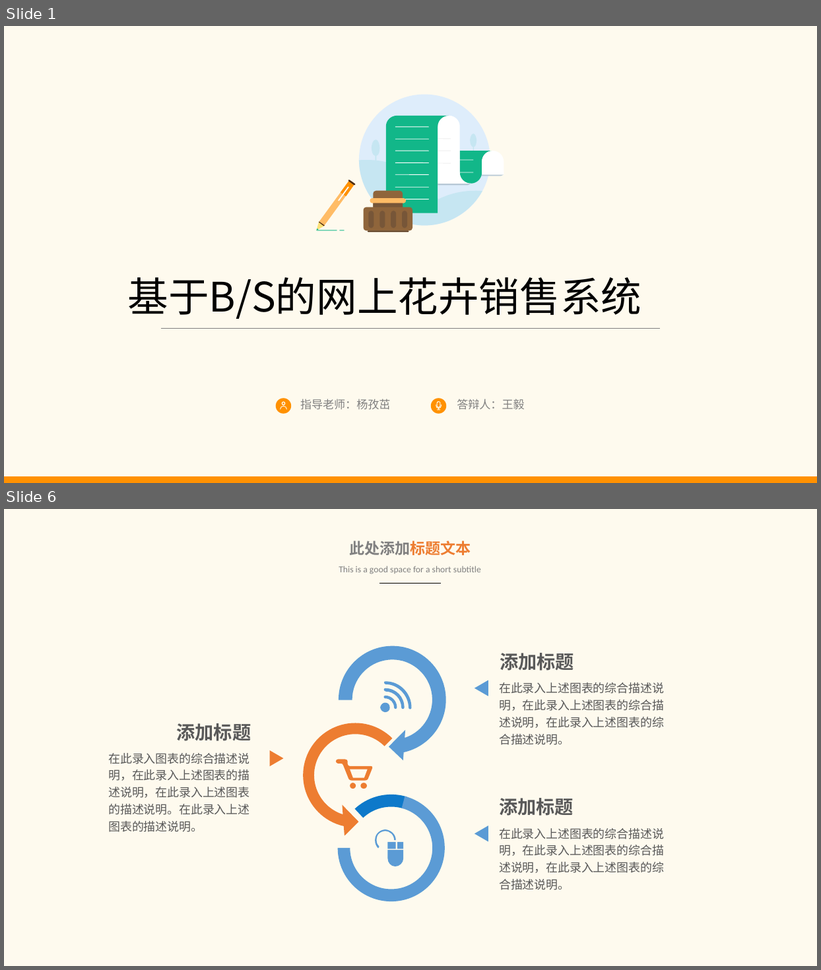
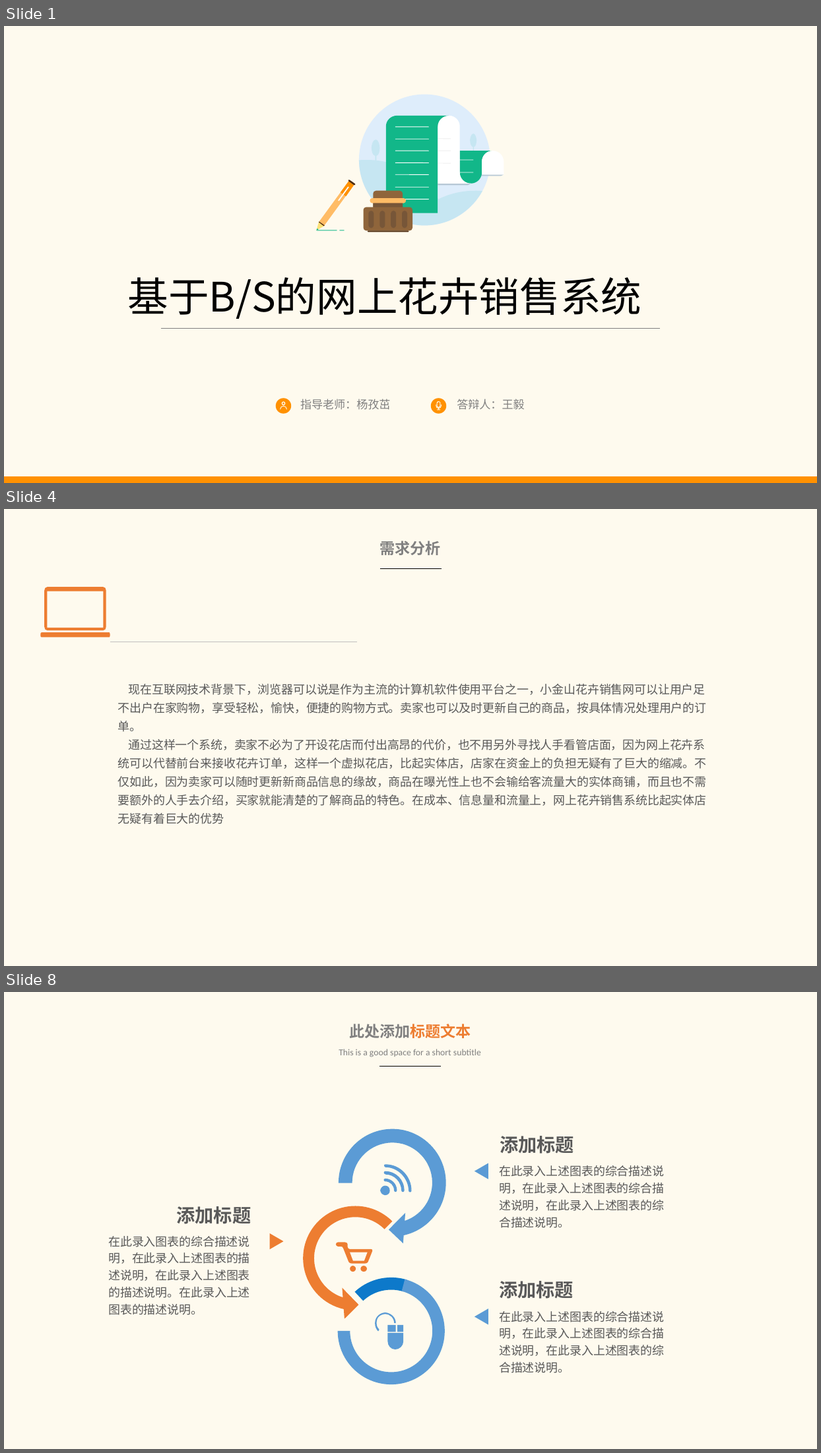
Before and after one commit to king1314okok/littlejsDesign, a slide deck: littleJS/论文/021115213 王毅 答辩PPT.pptx. Shown one above the other, each under a label of ours: slides 1 and 6 before the commit, slides 1, 4 and 8 after it; the slides between them are not shown. The pictures are 821x970 and 821x1453 pixels, drawn with LibreOffice and Linux fonts; fonts in the diff are those of the drawing. Boxes give left, top, right and bottom in pixels: in the first picture for what was removed or moved away, otherwise in the second. Text is boxed around its words. In the diff, an @@ line names an element or a change of style, - is before the commit and + after.

```diff
--- a/littleJS/论文/021115213 王毅 答辩PPT.pptx
+++ b/littleJS/论文/021115213 王毅 答辩PPT.pptx
@@ slide 4 added at bbox=[4, 509, 817, 966], background #FEFAEE @@
@@ text added at bbox=[380, 541, 441, 555], 13.5 pt, text #808080, bold @@
+需求分析
@@ freeform shape added at bbox=[40, 587, 110, 638], fill #ED7D31 @@
@@ line added from (380, 568) to (442, 568), #000000 0.5 pt @@
@@ line added from (110, 642) to (358, 642), #BFBFBF 0.5 pt @@
@@ text added at bbox=[118, 684, 707, 824], 10.5 pt, text #595959 @@
+现在互联网技术背景下，浏览器可以说是作为主流的计算机软件使用平台之一，小金山花卉销售网可以让用户足不出户在家购物，享受轻松，愉快，便捷的购物方式。卖家也可以及时更新自己的商品，按具体情况处理用户的订单。
+通过这样一个系统，卖家不必为了开设花店而付出高昂的代价，也不用另外寻找人手看管店面，因为网上花卉系统可以代替前台来接收花卉订单，这样一个虚拟花店，比起实体店，店家在资金上的负担无疑有了巨大的缩减。不仅如此，因为卖家可以随时更新新商品信息的缘故，商品在曝光性上也不会输给客流量大的实体商铺，而且也不需要额外的人手去介绍，买家就能清楚的了解商品的特色。在成本、信息量和流量上，网上花卉销售系统比起实体店无疑有着巨大的优势
@@ what was slide 6 is now slide 8 @@
```
Also in this commit, not shown: 3 slides changed, 3 other slides added, 2 slides removed, 1 other file.
